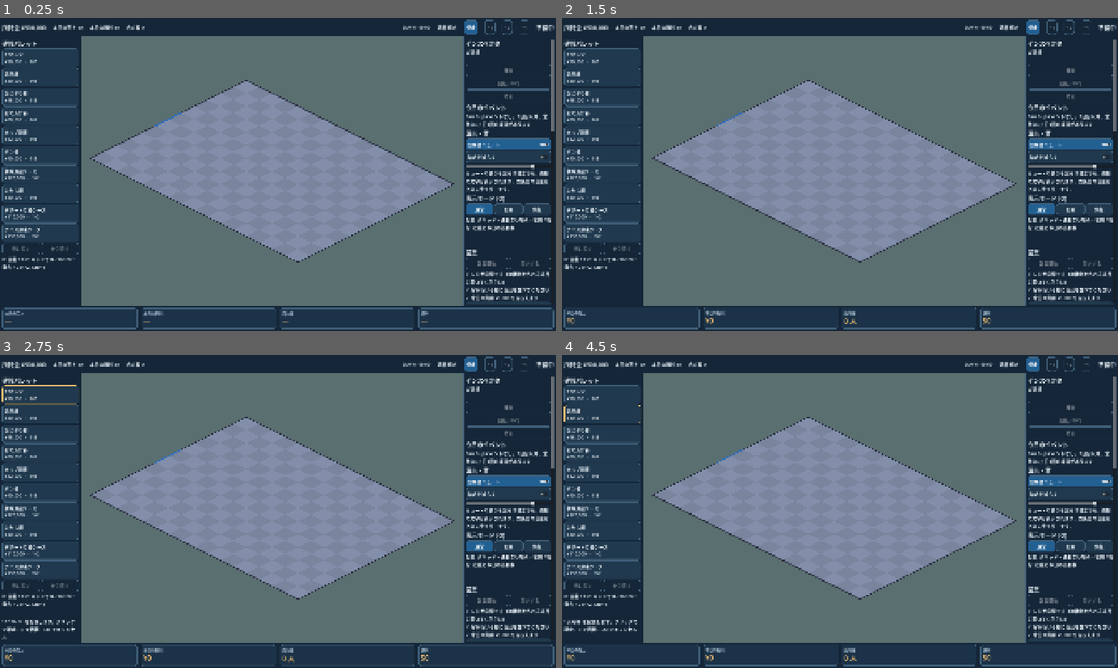
Above: before the commit, frames 1-4 (two rows, left to right).
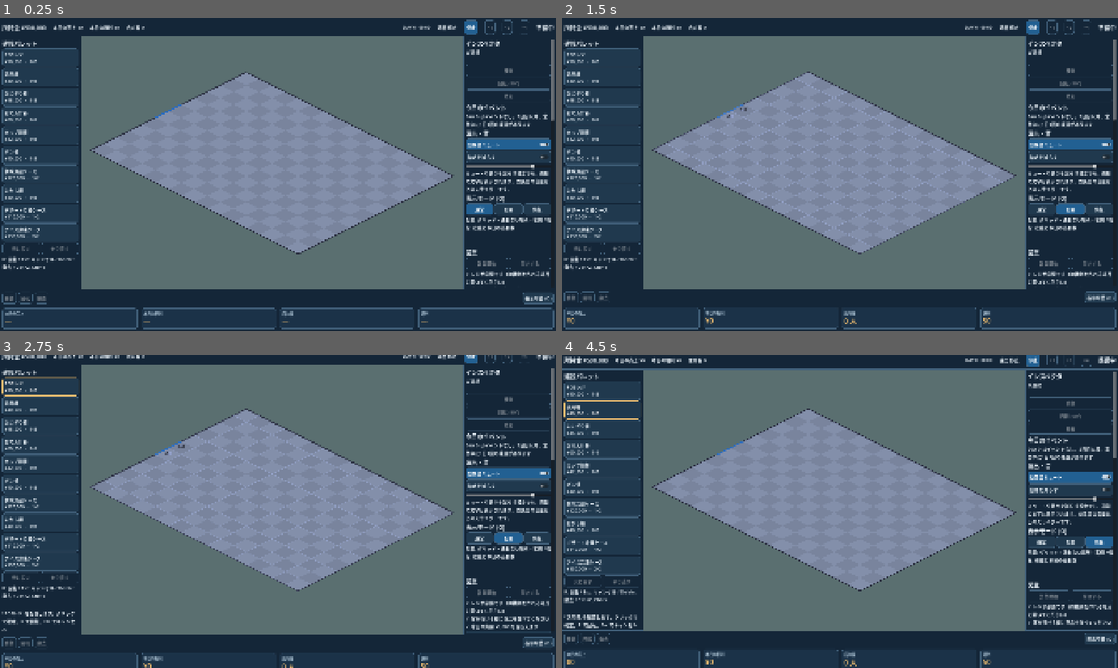
Above: after the commit, the same moments.

Repository: yn217/Convenience_store_Sim
Game: Godot game, scene res://scenes/main/Main.tscn
The game is run twice, just before and just after one commit, with the same random seed, the same clock (stepped at 60 frames per second) and the same inputs.
Inputs (mouse positions are in pixels of both pictures, inside the frame that each line leads up to):
- Up to frame 1 (0.25 s): no input
- Up to frame 2 (1.5 s): click (1101, 296) at 0.5 s, where only the run after the commit has a clickable "表示切替 (O)"; click "停止" at 1.25 s
- Up to frame 3 (2.75 s): click "POSレジ ¥90,000 ・ 1×2" at 2 s
- Up to frame 4 (4.5 s): click (1101, 642) at 2.75 s, where only the run after the commit has a clickable "表示切替 (O)"; click "停止" at 3.5 s; click "汎用棚 ¥40,000 ・ 1×2" at 4.25 s

The runs differ from the first frame. In frame 1, 8.0% of the frame differs, in the area x 0-100%, y 17-92%; in frame 2, 8.6%; in frame 3, 17%; in frame 4, 18%, in the area x 0-100%, y 0-100%.

Commit message:
feat(ui): bottom command bar (#61 GUI part 2)
Co-Authored-By: Claude Sonnet 5.5 <noreply@anthropic.com>

Diff:
--- /dev/null
+++ b/scripts/presentation/command_bar.gd
@@ -0,0 +1,58 @@
+class_name CommandBar
+extends PanelContainer
+## Bottom toolbar (mockup A/B): the everyday selection commands in one row. Every button forwards to the
+## inspector button that already owns the behaviour, so rules, texts and disabled states live in one place.
+
+const ACTIONS := [
+	{"label": "移動", "target": "MoveButton"},
+	{"label": "回転", "target": "RotateButton"},
+	{"label": "撤去", "target": "RemoveButton"},
+]
+const BODY := "../MainArea/FixtureInspector/Scroll/Body"
+
+var _pairs: Array = []   # [bar button, inspector button]
+var _mode_button: Button
+
+
+func _ready() -> void:
+	name = "CommandBar"
+	var row := HBoxContainer.new()
+	row.add_theme_constant_override("separation", 8)
+	add_child(row)
+	var body := get_node_or_null(BODY)
+	if body != null:
+		for a in ACTIONS:
+			var target := body.get_node_or_null(a["target"]) as Button
+			if target == null:
+				continue
+			var b := Button.new()
+			b.text = a["label"]
+			b.focus_mode = Control.FOCUS_NONE
+			b.pressed.connect(func(): target.pressed.emit())
+			row.add_child(b)
+			_pairs.append([b, target])
+	var spacer := Control.new()
+	spacer.size_flags_horizontal = Control.SIZE_EXPAND_FILL
+	spacer.mouse_filter = Control.MOUSE_FILTER_IGNORE
+	row.add_child(spacer)
+	_mode_button = Button.new()
+	_mode_button.text = "表示切替 (O)"
+	_mode_button.focus_mode = Control.FOCUS_NONE
+	_mode_button.pressed.connect(_cycle_overlay)
+	row.add_child(_mode_button)
+	sync_state()
+
+
+func _process(_delta: float) -> void:
+	sync_state()
+
+
+func sync_state() -> void:
+	for p in _pairs:
+		(p[0] as Button).disabled = (p[1] as Button).disabled
+
+
+func _cycle_overlay() -> void:
+	var world := get_node_or_null("../MainArea/StoreViewport/SubViewport/StoreWorld")
+	if world != null and world.has_method("cycle_overlay_mode"):
+		world.cycle_overlay_mode()
--- a/scripts/presentation/main_layout.gd
+++ b/scripts/presentation/main_layout.gd
@@ -16,6 +16,7 @@
 
 func _ready() -> void:
 	theme = UiTheme.build()
+	$Layout.add_child(CommandBar.new())
 	$Layout.add_child(MetricBar.new())
 	$Layout/TopHUD.custom_minimum_size.y = UiTheme.HUD_HEIGHT
 	_palette.custom_minimum_size.x = UiTheme.PALETTE_WIDTH
--- /dev/null
+++ b/tests/scene/test_command_bar.gd
@@ -0,0 +1,27 @@
+extends RefCounted
+## Issue #61 (GUI side): the bottom command bar forwards to the inspector buttons.
+
+
+func test_bar_mirrors_and_forwards_inspector_buttons(t, tree) -> void:
+	var main: Node = load("res://scenes/main/Main.tscn").instantiate()
+	tree.root.add_child(main)
+	await tree.process_frame
+	await tree.process_frame
+	var bar: CommandBar = main.get_node("Layout/CommandBar")
+	t.eq(bar._pairs.size(), 3, "move / rotate / remove")
+	for p in bar._pairs:
+		t.ok((p[0] as Button).disabled, "nothing selected: disabled like the inspector")
+	var rotate: Button = main.get_node("Layout/MainArea/FixtureInspector/Scroll/Body/RotateButton")
+	var hits := {"n": 0}
+	rotate.pressed.connect(func(): hits["n"] += 1)
+	rotate.disabled = false
+	bar.sync_state()
+	t.ok(not (bar._pairs[1][0] as Button).disabled, "enabled follows the inspector")
+	(bar._pairs[1][0] as Button).pressed.emit()
+	t.eq(hits["n"], 1, "press forwarded exactly once")
+	var world: Node2D = main.get_node("Layout/MainArea/StoreViewport/SubViewport/StoreWorld")
+	var before: int = world.overlay_mode
+	bar._mode_button.pressed.emit()
+	t.ok(world.overlay_mode != before, "display mode cycled")
+	main.queue_free()
+	await tree.process_frame
Not shown, added: scripts/presentation/command_bar.gd.uid
Not shown, added: tests/scene/test_command_bar.gd.uid
Not shown, changed: docs/qa/MOCKUP_ALIGNMENT_TODO.md
